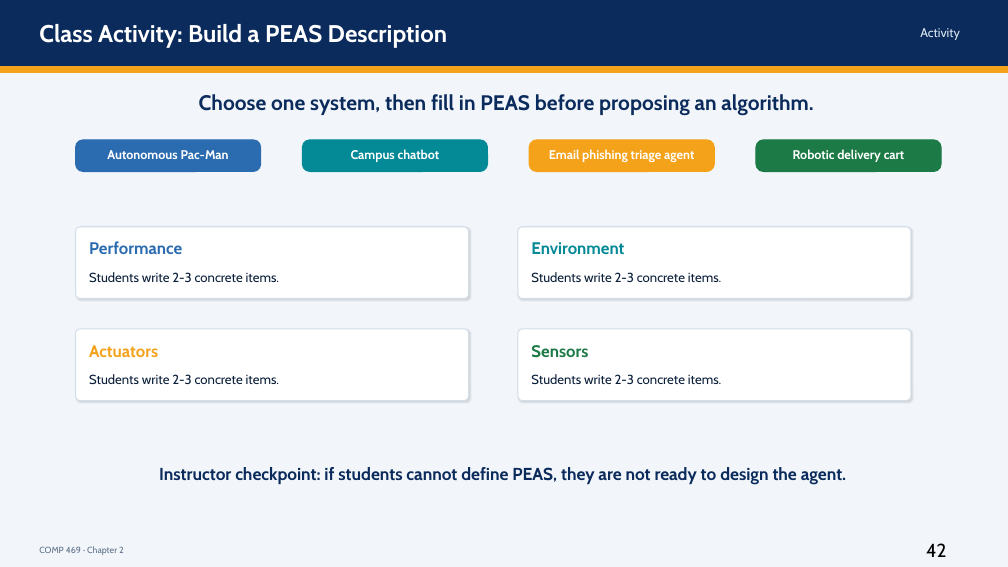
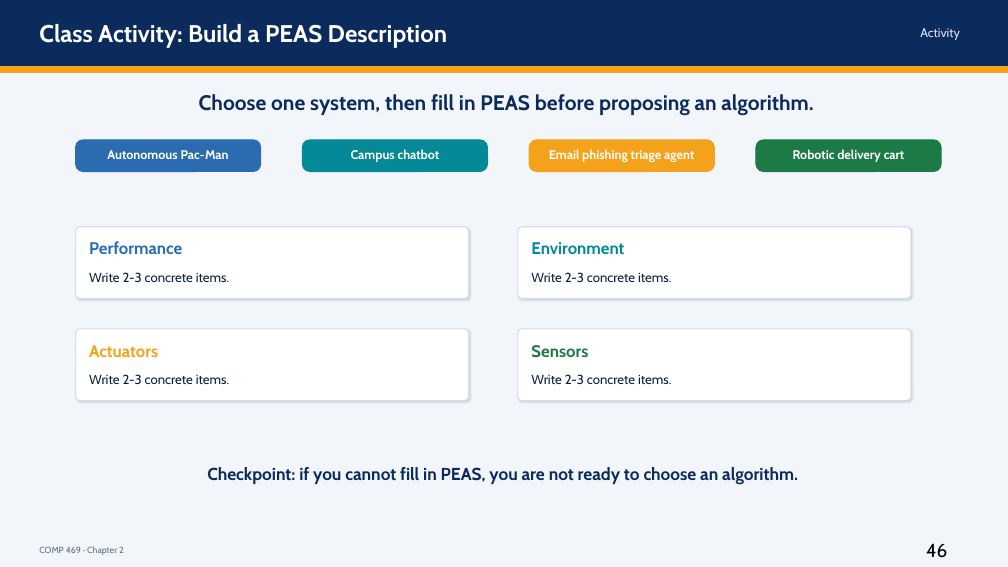
Before and after one commit to DrNatas/Comp_469, a slide deck: slide 46 of Fall 2026/L02 - Intelligent Agents/Chapter 2 - Intelligent Agents.pptx. Drawn at 1008x567 pixels with LibreOffice and Linux fonts; fonts in the diff are those of the drawing. Boxes give left, top, right and bottom in pixels: in the first picture for what was removed or moved away, otherwise in the second. Text is boxed around its words. In the diff, an @@ line names an element or a change of style, - is before the commit and + after.

```diff
--- a/Fall 2026/L02 - Intelligent Agents/Chapter 2 - Intelligent Agents.pptx
+++ b/Fall 2026/L02 - Intelligent Agents/Chapter 2 - Intelligent Agents.pptx
@@ text at <box>89,272,229,282</box>: text changed @@
-Students write 2-3 concrete items.
+Write 2-3 concrete items.
@@ text at <box>531,272,671,282</box>: text changed @@
-Students write 2-3 concrete items.
+Write 2-3 concrete items.
@@ text at <box>89,374,229,384</box>: text changed @@
-Students write 2-3 concrete items.
+Write 2-3 concrete items.
@@ text at <box>531,374,671,384</box>: text changed @@
-Students write 2-3 concrete items.
+Write 2-3 concrete items.
@@ text at <box>207,467,798,484</box>: text changed @@
-Instructor checkpoint: if students cannot define PEAS, they are not ready to design the agent.
+Checkpoint: if you cannot fill in PEAS, you are not ready to choose an algorithm.
@@ text at <box>926,543,947,558</box>: text changed @@
-42
+46
```
Also in this commit, not shown: 37 other slides changed, 2 other files.
